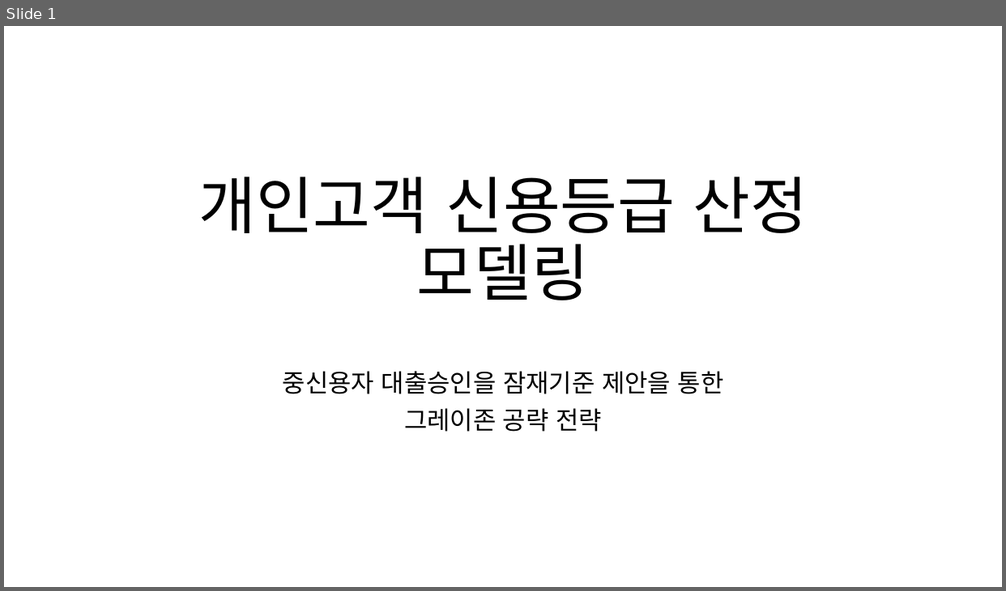
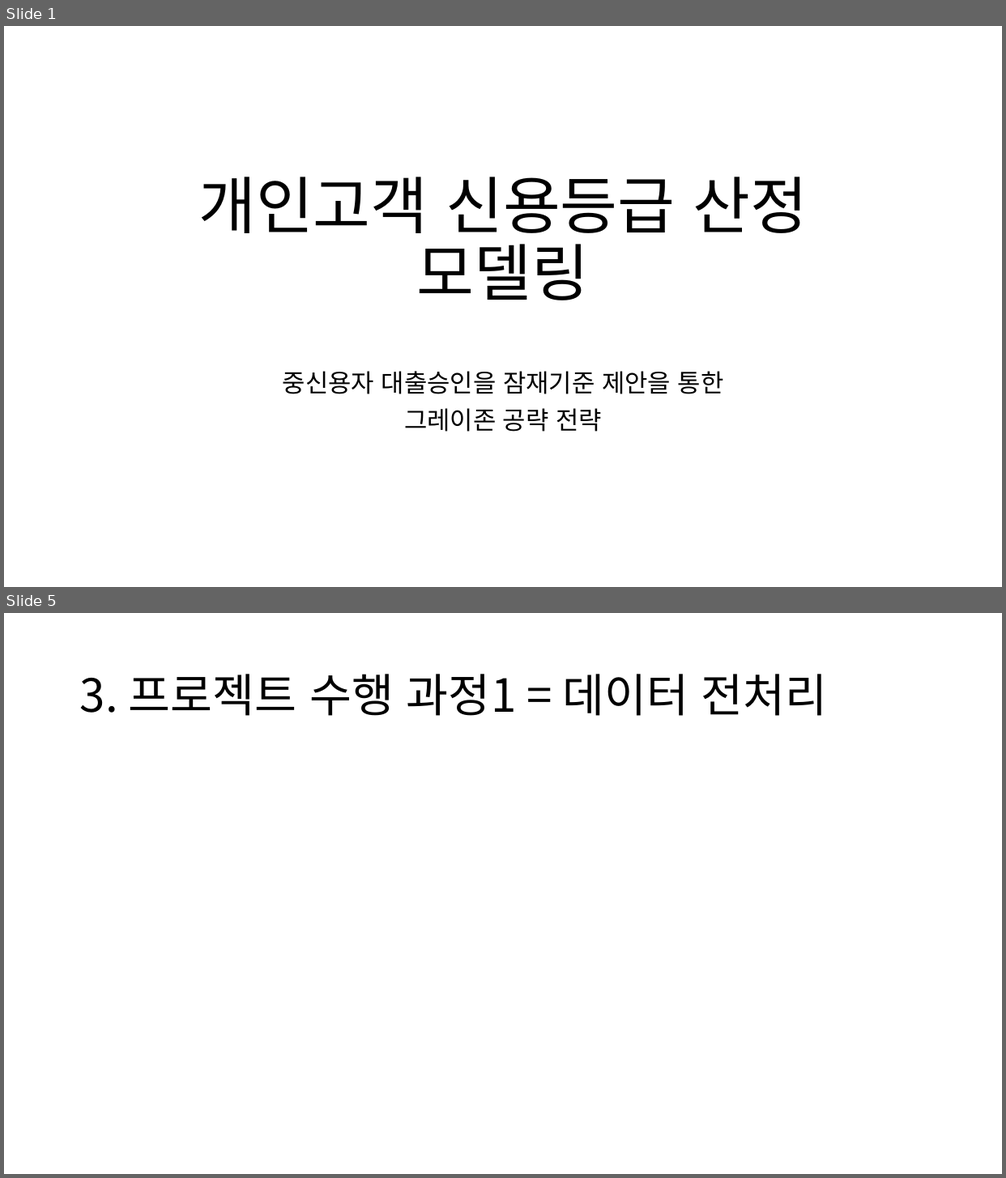
Before and after one commit to HANARONE/dh01, a slide deck: 개인고객 신용등급 산정 모델링.pptx. Shown one above the other, each under a label of ours: slide 1 before the commit, slides 1 and 5 after it; the slides between them are not shown. The pictures are 1006x591 and 1006x1178 pixels, drawn with LibreOffice and Linux fonts; fonts in the diff are those of the drawing. Boxes give left, top, right and bottom in pixels: in the first picture for what was removed or moved away, otherwise in the second. Text is boxed around its words. In the diff, an @@ line names an element or a change of style, - is before the commit and + after.

```diff
--- a/개인고객 신용등급 산정 모델링.pptx
+++ b/개인고객 신용등급 산정 모델링.pptx
@@ slide 5 added at [4, 613, 1002, 1174], background #FFFFFF @@
@@ title added at [80, 674, 828, 716], 44 pt, text #000000 @@
+3. 프로젝트 수행 과정1 = 데이터 전처리
```
Also in this commit, not shown: 1 slide changed, 5 other slides added, 2 slides removed.
